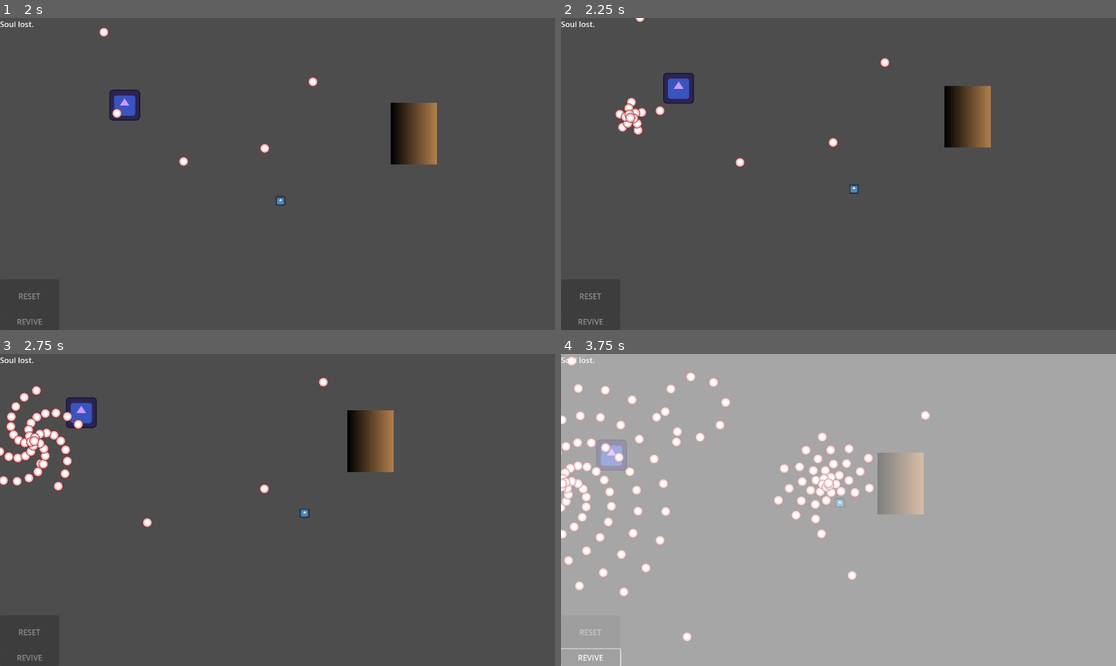
Above: before the commit, frames 1-4 (two rows, left to right).
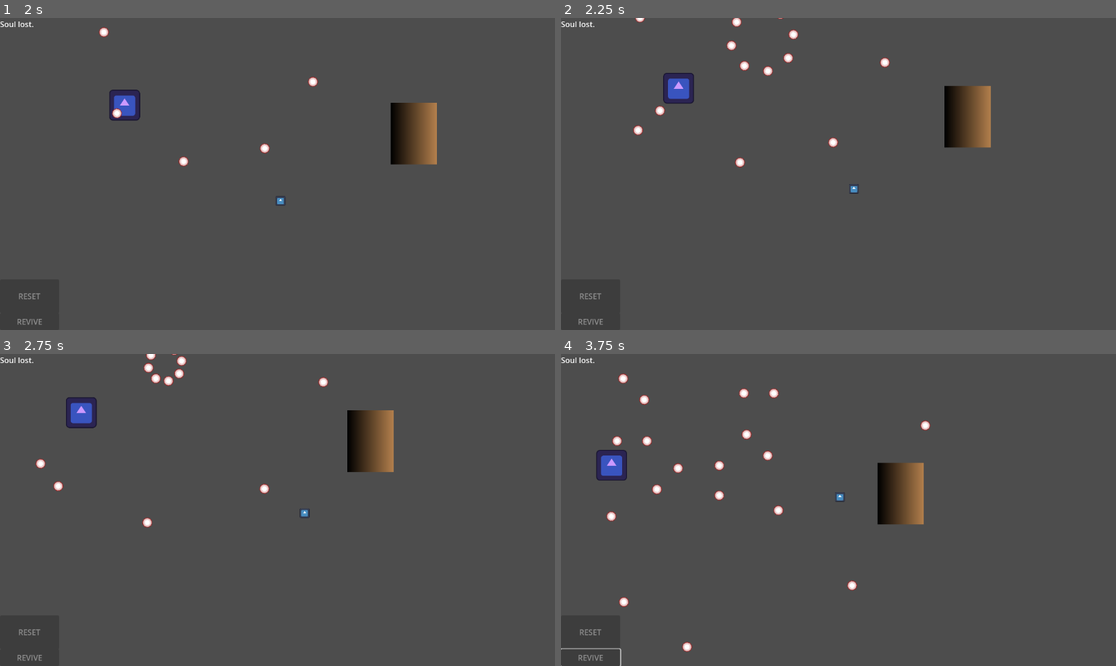
Above: after the commit, the same moments.

Repository: Sanccarm/soul-requisition
Game: Godot game, scene res://scenes/demo_level.tscn
The game is run twice, just before and just after one commit, with the same random seed, the same clock (stepped at 60 frames per second) and the same inputs. The engine's default icon, where the game draws it, is replaced by a stand-in: a white triangle on a blue panel in a dark square.
Inputs (mouse positions are in pixels of both pictures, inside the frame that each line leads up to):
- Up to frame 1 (2 s): tap Enter at 0.5 s; move the mouse to (399, 158) at 0.52 s; hold D (right) 0.53-1.28 s; move the mouse to (166, 189) at 1.27 s; hold S (down) from 1.28 s (still down)
- Up to frame 2 (2.25 s): move the mouse to (894, 105) at 2.02 s; release S (down) at 2.03 s; hold D (right) from 2.03 s (still down)
- Up to frame 3 (2.75 s): keep holding D (right)
- Up to frame 4 (3.75 s): move the mouse to (810, 572) at 2.77 s; release D (right) at 2.78 s; hold W (up) 2.78-3.5 s; click (588, 656) at 3.5 s, where only the run before the commit has a clickable "REVIVE"

Frame 1 is identical in both runs. In frame 2, 0.6% of the frame differs, in the area x 9-43%, y 0-37%; in frame 3, 1.8%; in frame 4, 100%, in the area x 0-100%, y 0-100%.

Commit message:
Added gameover music and changed music functionality

Diff:
--- a/scenes/demo_level.tscn
+++ b/scenes/demo_level.tscn
@@ -1,9 +1,10 @@
-[gd_scene load_steps=22 format=3 uid="uid://jbqiyllin6fo"]
+[gd_scene load_steps=23 format=3 uid="uid://jbqiyllin6fo"]
 
 [ext_resource type="Script" uid="uid://bi78ir7fl5s33" path="res://scripts/game.gd" id="1_pe5t1"]
 [ext_resource type="AudioStream" uid="uid://ba0nqlvgvulr2" path="res://assets/music/thememusic-nopads-nodrums.ogg" id="2_0s3ox"]
 [ext_resource type="AudioStream" uid="uid://cr8rfs3x3d0xt" path="res://assets/music/thememusic-pads-nodrums.ogg" id="3_oif02"]
 [ext_resource type="AudioStream" uid="uid://b5a4rxrgujdc4" path="res://assets/music/thememusic-pads-drums.ogg" id="4_y6sut"]
+[ext_resource type="AudioStream" uid="uid://dkgxpdhc38pxp" path="res://assets/music/game_over.ogg" id="5_game_over"]
 [ext_resource type="PackedScene" uid="uid://dg4ckpkwj010e" path="res://scenes/soul.tscn" id="5_i2ok4"]
 [ext_resource type="PackedScene" uid="uid://belo1hglxr1jf" path="res://scenes/door.tscn" id="6_t3uk0"]
 [ext_resource type="PackedScene" uid="uid://el1f0wci62nh" path="res://scenes/player.tscn" id="7_iqpg7"]
@@ -34,7 +35,6 @@
 bullet = "basic"
 nbr = 8
 iterations = -1
-cooldown_spawn = 2.0
 
 [sub_resource type="NavigationPolygon" id="PatternOne"]
 resource_name = "PatternOne"
@@ -42,7 +42,6 @@
 script = ExtResource("11_yhpex")
 bullet = "basic"
 iterations = -1
-cooldown_spawn = 0.0
 
 [sub_resource type="Curve" id="SpeedCurve"]
 
@@ -126,6 +125,10 @@
 stream = SubResource("AudioStreamSynchronized_q0r65")
 volume_db = -5.0
 
+[node name="GameOverMusic" type="AudioStreamPlayer" parent="."]
+stream = ExtResource("5_game_over")
+volume_db = -5.0
+
 [node name="Soul" parent="." instance=ExtResource("5_i2ok4")]
 position = Vector2(300, 200)
 
--- a/scripts/game.gd
+++ b/scripts/game.gd
@@ -2,6 +2,7 @@
 @onready var player: CharacterBody2D = $Player
 @onready var soul_status_label: Label = $CanvasLayer/SoulStatus
 @onready var reset_button: Button = $CanvasLayer/ResetButton
+@onready var game_over_music: AudioStreamPlayer = $GameOverMusic
 var stream: AudioStreamSynchronized
 var soul_collected: bool = false
 var level_completed: bool = false
@@ -56,49 +57,44 @@
 		homing_timer += delta
 		update_bullet_homing()
 
-	# If soul is collected, always play stream 2 at full volume
+	# If soul is collected, don't process normal music (drums handle this separately)
 	if soul_collected:
-		stream.set_sync_stream_volume(0, -80.0)  # nopads-nodrums
-		stream.set_sync_stream_volume(1, -80.0)  # pads-nodrums
-		stream.set_sync_stream_volume(2, 0.0)    # pads-drums (full volume)
-		return
-
-	# Moving RIGHT increases intensity (0 to 1)
-	var intensity = clamp((player.position.x - 64) / 1000.0, 0, 1)
-	var mystery = clamp((player.position.y - 64) / 500.0, 0, 1)
-
-	# Crossfade between three layers based on intensity
-	if intensity < 0.5:
-		# Crossfade between layer 0 and layer 1
-		var blend = intensity * 2.0  # 0 to 1 over first half
-		var fade_out = cos(blend * PI * 0.5)  # Cosine fade
-		var fade_in = sin(blend * PI * 0.5)   # Sine fade
-		stream.set_sync_stream_volume(0, linear_to_db(fade_out))
-		stream.set_sync_stream_volume(1, linear_to_db(fade_in))
-		stream.set_sync_stream_volume(2, -80.0)
-	else:
-		# Crossfade between layer 1 and layer 2
-		var blend = (intensity - 0.5) * 2.0  # 0 to 1 over second half
-		var fade_out = cos(blend * PI * 0.5)
-		var fade_in = sin(blend * PI * 0.5)
-		stream.set_sync_stream_volume(0, -80.0)
-		stream.set_sync_stream_volume(1, linear_to_db(fade_out))
-		stream.set_sync_stream_volume(2, linear_to_db(fade_in))
-
-	# Display intensity and mystery percentages
-	intensity = int(intensity * 100)
-	mystery = int(mystery * 100)
+		return
+
+	# Calculate proximity to soul (closer = more pads, no drums)
+	var soul_node = get_node_or_null("Soul")
+	if soul_node and player:
+		var distance = player.position.distance_to(soul_node.position)
+		var proximity = clamp(1.0 - (distance / 400.0), 0, 1)  # 400 units is max distance
+
+		# Crossfade between no pads and pads (no drums ever)
+		var fade_out = cos(proximity * PI * 0.5)  # Cosine fade
+		var fade_in = sin(proximity * PI * 0.5)   # Sine fade
+		stream.set_sync_stream_volume(0, linear_to_db(fade_out))  # nopads-nodrums
+		stream.set_sync_stream_volume(1, linear_to_db(fade_in))   # pads-nodrums
+		stream.set_sync_stream_volume(2, -80.0)  # pads-drums (always off)
 
 func _on_soul_collected() -> void:
 	soul_collected = true
 	if soul_status_label:
 		soul_status_label.text = "Soul recollected."
+
+	# Stop normal music and play only drums from beginning
+	$AudioStreamPlayer.stop()
+	# Create a new AudioStreamPlayer for just the drums
+	var drum_player = AudioStreamPlayer.new()
+	drum_player.stream = preload("res://assets/music/thememusic-pads-drums.ogg")
+	drum_player.volume_db = -5.0
+	drum_player.name = "DrumPlayer"
+	add_child(drum_player)
+	drum_player.play()
+
 	# Start bullet homing when soul is collected
 	start_bullet_homing()
-	var tween = create_tween()
-	tween.parallel().tween_property($BulletProperties/BasicBullet, "homing.homing_steer", 200, 10)
-	tween.play()
-	print("Tween playing")
+	#var tween = create_tween()
+	#tween.parallel().tween_property($BulletProperties/BasicBullet, "homing.homing_steer", 200, 10)
+	#tween.play()
+	#print("Tween playing")
 
 func is_soul_collected() -> bool:
 	return soul_collected
@@ -156,10 +152,35 @@
 	# Reset bullet properties to non-homing
 	reset_bullet_homing()
 
+	# Stop drum player and resume normal music
+	var drum_player = get_node_or_null("DrumPlayer")
+	if drum_player:
+		drum_player.queue_free()
+	if game_over_music:
+		game_over_music.stop()
+	$AudioStreamPlayer.play()
+
+func play_game_over_music() -> void:
+	"""Stop all music and play game over music"""
+	$AudioStreamPlayer.stop()
+	# Stop drum player if it exists
+	var drum_player = get_node_or_null("DrumPlayer")
+	if drum_player:
+		drum_player.stop()
+		drum_player.queue_free()
+	if game_over_music:
+		game_over_music.play()
+
+func resume_normal_music() -> void:
+	"""Stop game over music and resume normal music"""
+	if game_over_music:
+		game_over_music.stop()
+	$AudioStreamPlayer.play()
+
 func start_bullet_homing() -> void:
 	"""Start the bullet homing system - increases over 30 seconds"""
 	homing_active = true
-	homing_timer = 5.0
+	homing_timer = 0.0
 
 func update_bullet_homing() -> void:
 	"""Update bullet homing strength based on timer"""
@@ -167,7 +188,7 @@
 		return
 
 	# Calculate homing strength (0 to 1 over 30 seconds)
-	var homing_strength = min(homing_timer / 5.0, 500)
+	var homing_strength = min(homing_timer / 5.0, 5000000)
 
 	# Update existing bullets directly
 	update_existing_bullets_homing(homing_strength, player)
--- a/scripts/player.gd
+++ b/scripts/player.gd
@@ -48,6 +48,16 @@
 		# Stop movement
 	set_physics_process(false)
 
+	# Update soul status label to "You're Lost."
+	var soul_status_label = $"../CanvasLayer/SoulStatus"
+	if soul_status_label:
+		soul_status_label.text = "You're Lost."
+
+	# Play game over music
+	var game_node = get_parent()
+	if game_node and game_node.has_method("play_game_over_music"):
+		game_node.play_game_over_music()
+
 	# Create a CanvasLayer for UI effects
 	var canvas_layer = CanvasLayer.new()
 	canvas_layer.layer = 100  # Ensure it's on top
@@ -80,6 +90,16 @@
 	HEALTH = STARTING_HEALTH
 	$CollisionShape2D.disabled = false
 
+	# Reset soul status label when reviving
+	var soul_status_label = $"../CanvasLayer/SoulStatus"
+	if soul_status_label:
+		soul_status_label.text = "Soul lost."
+
+	# Resume normal music when reviving
+	var game_node = get_parent()
+	if game_node and game_node.has_method("resume_normal_music"):
+		game_node.resume_normal_music()
+
 
 #func _on_rigid_body_2d_body_entered(body: Node) -> void:
 	#print("collision")
Not shown, changed: assets/music/thememusic-pads-drums.ogg.import
